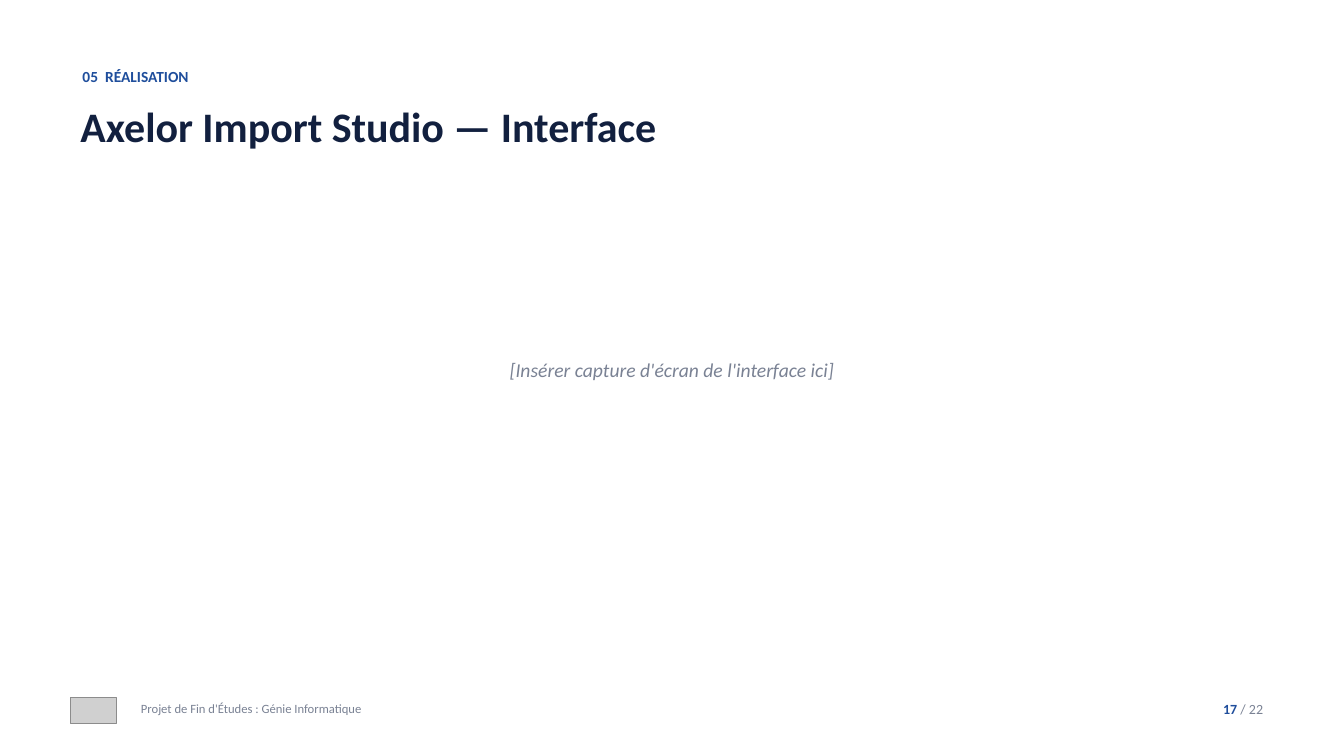
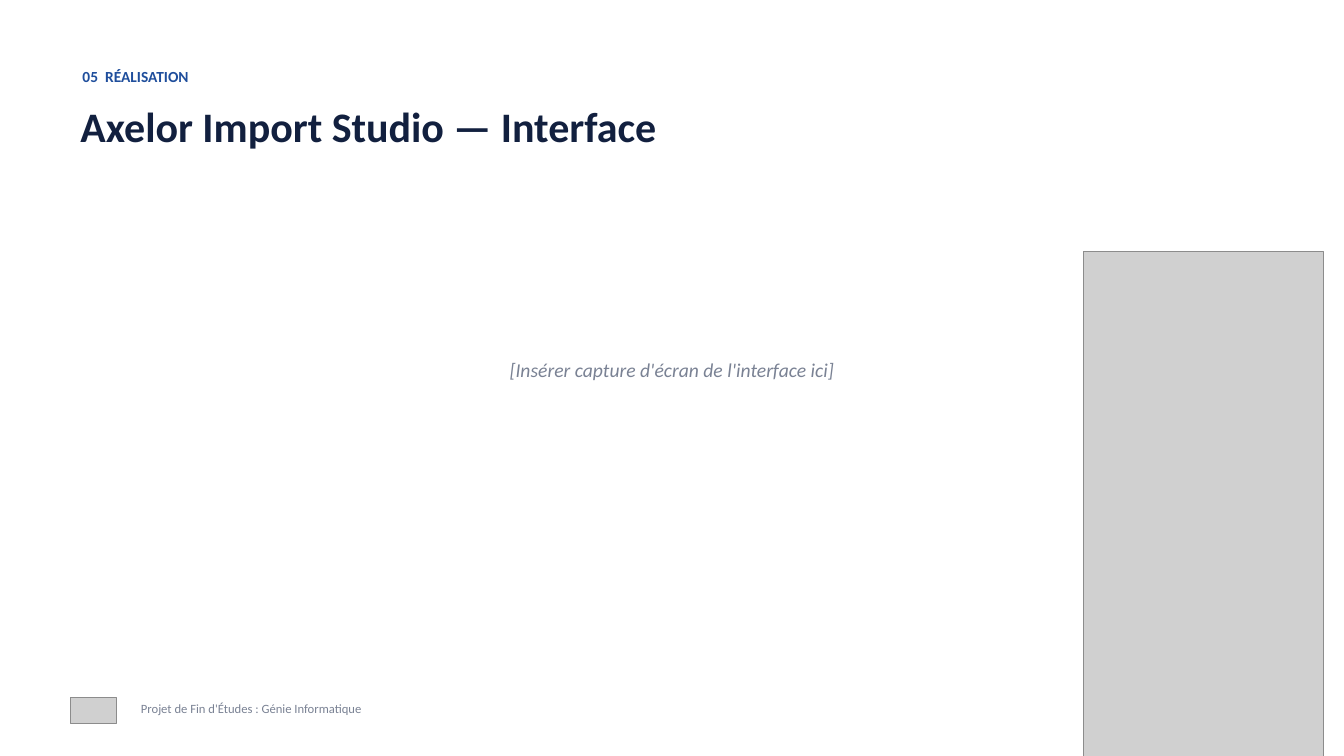
Before and after one commit to tahaghailan21-max/presentation-pfe, a slide deck: slide 17 of Presentation_PFE_TahaGHAILAN_v2.pptx. Drawn at 1344x756 pixels with LibreOffice and Linux fonts; fonts in the diff are those of the drawing; grey boxes stand for pictures. Boxes give left, top, right and bottom in pixels: in the first picture for what was removed or moved away, otherwise in the second. Text is boxed around its words. In the diff, an @@ line names an element or a change of style, - is before the commit and + after.

```diff
--- a/Presentation_PFE_TahaGHAILAN_v2.pptx
+++ b/Presentation_PFE_TahaGHAILAN_v2.pptx
@@ picture added at <box>1084,252,1324,756</box> @@
@@ text removed at <box>1223,705,1263,714</box> @@
-17 / 22
```
Also in this commit, not shown: 14 other slides changed.
